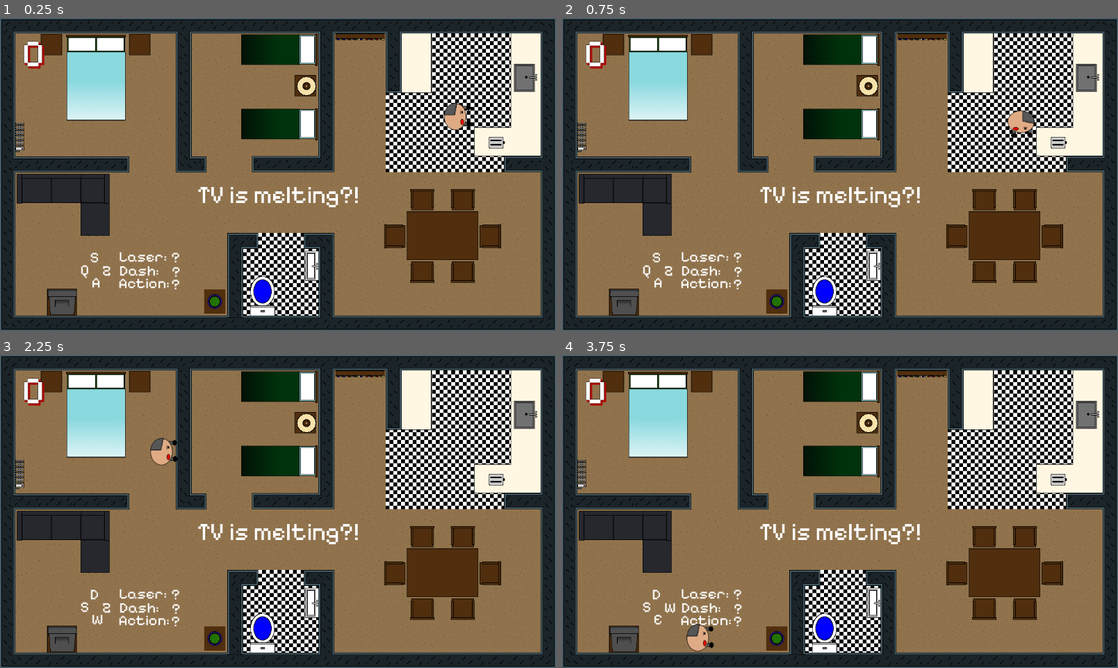
Above: before the commit, frames 1-4 (two rows, left to right).
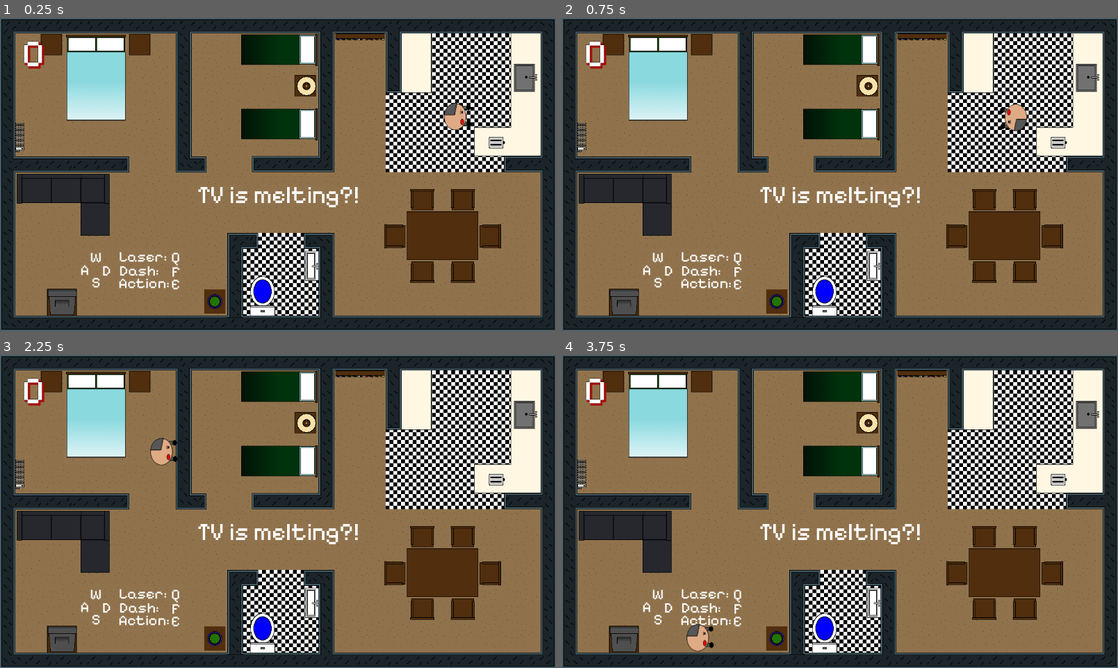
Above: after the commit, the same moments.

Repository: discoaaron/gamejam
Game: Godot game, scene res://Main.tscn
Same seed, same stepped clock (60 frames per second), same inputs: the game is played once before the commit and once after it. This scene is started directly instead of the project's main scene.
Inputs:
- Up to frame 1 (0.25 s): no input
- Up to frame 2 (0.75 s): tap Enter at 0.5 s; tap A (a) at 0.6 s
- Up to frame 3 (2.25 s): tap D (d) at 0.8, 1.35 s; tap Space (space) at 1.25, 2 s; tap E (e) at 1.55, 2.1 s
- Up to frame 4 (3.75 s): tap Q (q) at 2.3, 2.85 s; tap Space (space) at 2.75, 3.5 s; tap S (s) at 3.05, 3.6 s

The runs differ from the first frame. In frame 1, 0.2% of the frame differs, in the area x 14-33%, y 74-87%; in frame 2, 0.5%, in the area x 14-85%, y 27-87%; in frame 3, 0.2%; in frame 4, 0.2%.

Commit message:
first levels are more straightforward

Diff:
--- a/game/main.gd
+++ b/game/main.gd
@@ -11,7 +11,7 @@
 
 var dad: Node
 #var risk: Node
-var originalKeys = ["w", "a", "s", "d", "e", "q", "z"]
+var originalKeys = ["w", "a", "s", "d", "e", "q", "f"]
 var keysCopy = []
 
 @onready var heartbeatsound: AudioStreamPlayer2D = $Heartbeatsound
@@ -33,9 +33,9 @@
 	SignalManager.win_condition_achieved.connect(update_score)
 
 	# HUD only
-	SignalManager.laser_fired.connect(set_laser_key)
-	SignalManager.action_actioned.connect(set_action_key)
-	SignalManager.dash_dashed.connect(set_dash_key)
+	SignalManager.laser_fired.connect(set_hud_controls_laser)
+	SignalManager.action_actioned.connect(set_hud_controls_action)
+	SignalManager.dash_dashed.connect(set_hud_controls_dash)
 
 	start_level()
 
@@ -45,18 +45,18 @@
 		GameManager.load_menu_scene()
 	if Input.is_action_just_pressed("dev_mode"):
 		ScoreManager.reset_score()
+		set_default_controls()
+		set_all_hud_controls()
+	heart_pulse()
+
+func set_default_controls() -> void:
 		dad.up = "w"
 		dad.down = "s"
 		dad.left = "a"
 		dad.right = "d"
 		dad.action = "e"
 		dad.laser = "q"
-		dad.dash = "z"
-		set_wasd_controls()
-		set_laser_key()
-		set_action_key()
-		set_dash_key()
-	heart_pulse()
+		dad.dash = "f"
 
 func start_level() -> void:
 	_spawnDad()
@@ -90,17 +90,51 @@
 	dad_spawn_location.progress_ratio = randf()
 	dad.position = dad_spawn_location.position
 	#dad.rotation = todo could set random location
-	dad.up = get_button()
-	dad.down = get_button()
-	dad.left = get_button()
-	dad.right = get_button()
-	dad.action = get_button()
-	dad.laser = get_button()
-	dad.dash = get_button()
-	set_wasd_controls()
+	get_dad_buttons()
 	add_child(dad)
 
-func set_wasd_controls() -> void:
+func get_dad_buttons() -> void:
+	match ScoreManager.score:
+		0:
+			set_default_controls()
+			set_all_hud_controls()
+		1:
+			# left and right swapped
+			dad.up = "w"
+			dad.down = "s"
+			dad.left = "d"
+			dad.right = "a"
+			dad.action = "e"
+			dad.laser = "q"
+			dad.dash = "f"
+			set_all_hud_controls()
+		2:
+			# left and right AND dash and action swapped
+			dad.up = "w"
+			dad.down = "s"
+			dad.left = "d"
+			dad.right = "a"
+			dad.action = "f"
+			dad.laser = "q"
+			dad.dash = "e"
+			set_all_hud_controls()
+		_:
+			dad.up = get_button()
+			dad.down = get_button()
+			dad.left = get_button()
+			dad.right = get_button()
+			dad.action = get_button()
+			dad.laser = get_button()
+			dad.dash = get_button()
+			set_hud_controls_wasd()
+
+func set_all_hud_controls() -> void:
+	set_hud_controls_wasd()
+	set_hud_controls_laser()
+	set_hud_controls_action()
+	set_hud_controls_dash()
+
+func set_hud_controls_wasd() -> void:
 	$Controls.up_key = str(dad.up).to_upper()
 	$Controls.down_key = str(dad.down).to_upper()
 	$Controls.left_key = str(dad.left).to_upper()
@@ -109,13 +143,13 @@
 	$Controls.dash_key = "?"
 	$Controls.action_key = "?"
 
-func set_laser_key() -> void:
+func set_hud_controls_laser() -> void:
 	$Controls.laser_key = str(dad.laser).to_upper()
 
-func set_action_key() -> void:
+func set_hud_controls_action() -> void:
 	$Controls.action_key = str(dad.action).to_upper()
 
-func set_dash_key() -> void:
+func set_hud_controls_dash() -> void:
 	$Controls.dash_key = str(dad.dash).to_upper()
 
 func _spawnBaby() -> void:
--- a/game/project.godot
+++ b/game/project.godot
@@ -63,9 +63,9 @@
 "events": [Object(InputEventKey,"resource_local_to_scene":false,"resource_name":"","device":-1,"window_id":0,"alt_press …(192 unchanged characters)…
 ]
 }
-z={
+f={
 "deadzone": 0.5,
-"events": [Object(InputEventKey,"resource_local_to_scene":fa …(140 unchanged characters)… d":false,"keycode":0,"physical_keycode":90,"key_label":0,"unicode":122,"location":0,"echo":false,"script":null)
+"events": [Object(InputEventKey,"resource_local_to_scene":fa …(140 unchanged characters)… d":false,"keycode":0,"physical_keycode":70,"key_label":0,"unicode":102,"location":0,"echo":false,"script":null)
 ]
 }
 space={
--- a/game/scenes/hud/controls.gd
+++ b/game/scenes/hud/controls.gd
@@ -5,7 +5,7 @@
 @export var left_key = "A"
 @export var right_key = "D"
 @export var laser_key = "Q"
-@export var dash_key = "Z"
+@export var dash_key = "F"
 @export var action_key = "E"
 
 # Called when the node enters the scene tree for the first time.
